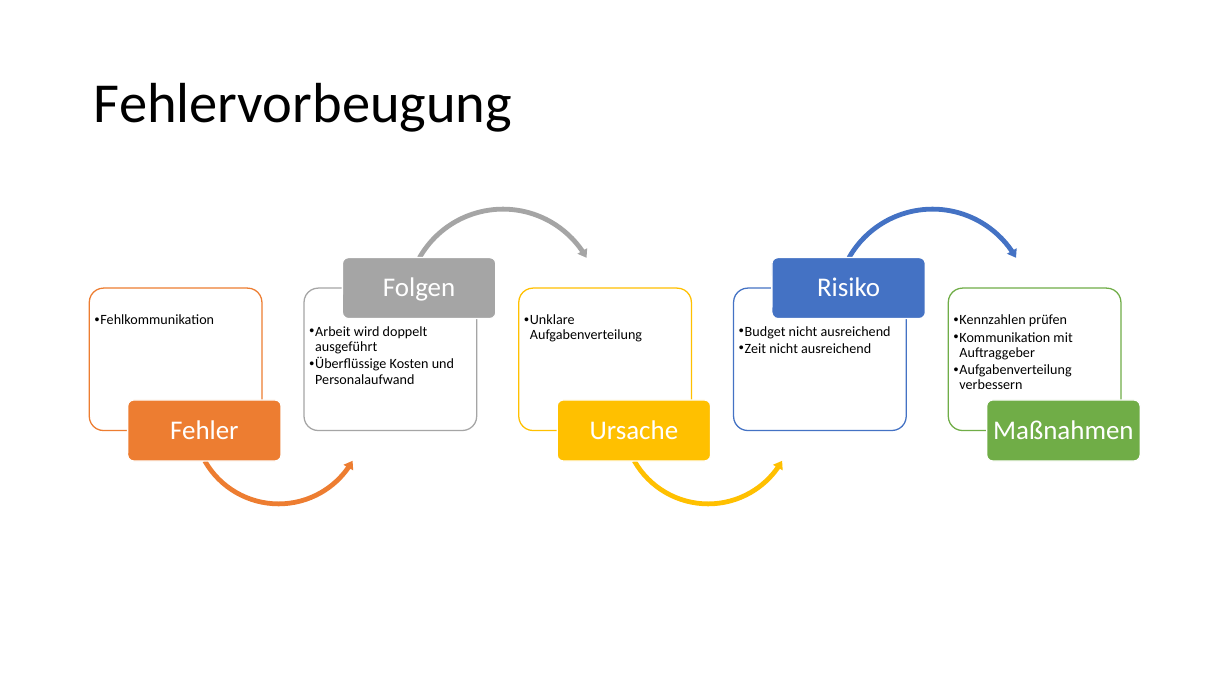
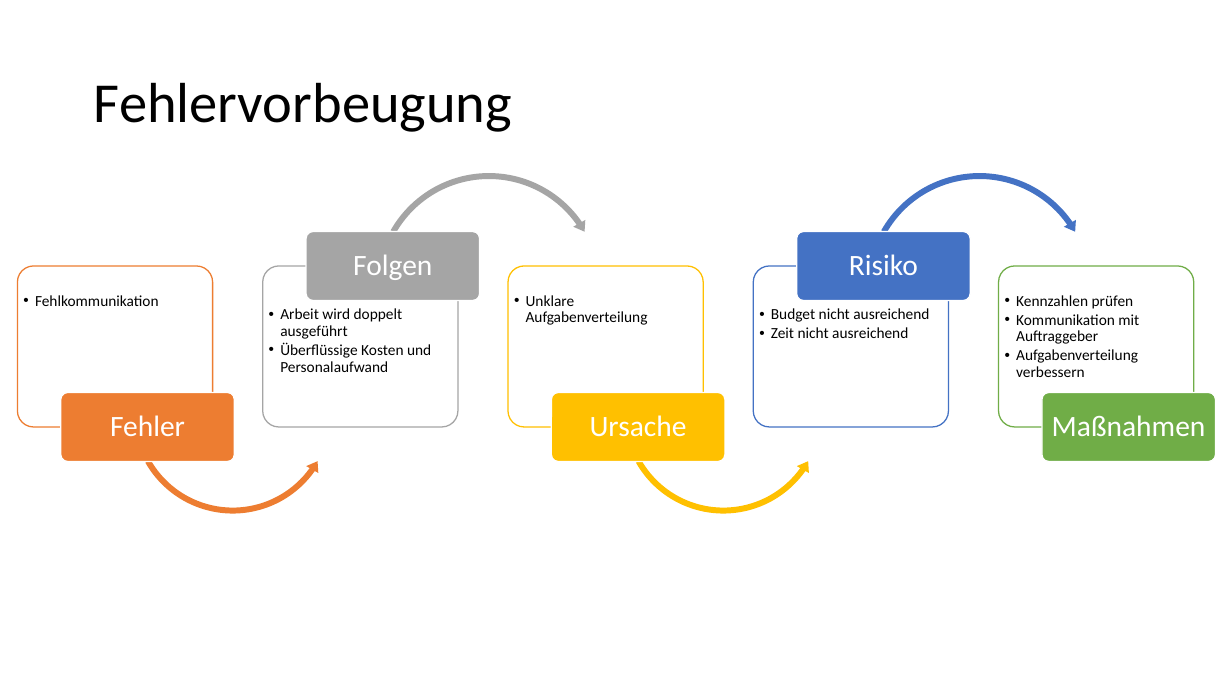
Before and after one commit to Masterarth/PM, a slide deck: slide 15 of documents/projectmanagement/Praesentationen/Vorstellung_Zwischenpräsentation_Final.pptx (slide 14 before the commit). Drawn at 1232x693 pixels with LibreOffice and Linux fonts; fonts in the diff are those of the drawing. Boxes give left, top, right and bottom in pixels: in the first picture for what was removed or moved away, otherwise in the second. Text is boxed around its words. In the diff, an @@ line names an element or a change of style, - is before the commit and + after.

```diff
--- a/documents/projectmanagement/Praesentationen/Vorstellung_Zwischenpräsentation_Final.pptx
+++ b/documents/projectmanagement/Praesentationen/Vorstellung_Zwischenpräsentation_Final.pptx
@@ circular arrow: place and size @@
-circular arrow at bbox=[401, 203, 604, 407]
+circular arrow at bbox=[372, 169, 606, 403]
@@ proportions changed in 4 elements at bbox=[619, 309, 828, 518], bbox=[372, 169, 606, 403], bbox=[128, 309, 337, 518], bbox=[863, 169, 1097, 403] @@
@@ circular arrow: place and size @@
-circular arrow at bbox=[831, 203, 1034, 407]
+circular arrow at bbox=[863, 169, 1097, 403]
@@ rounded rectangle: place and size @@
-rounded rectangle at bbox=[343, 258, 496, 319]
+rounded rectangle at bbox=[306, 232, 480, 301]
@@ text "Folgen": place and size @@
-text "Folgen" at bbox=[383, 277, 455, 301]
+text "Folgen" at bbox=[353, 254, 432, 280]
@@ rounded rectangle: place and size @@
-rounded rectangle at bbox=[772, 258, 925, 319]
+rounded rectangle at bbox=[797, 232, 970, 301]
@@ size 21 to 23 pt in 5 elements at bbox=[590, 415, 687, 437], bbox=[110, 415, 185, 436], bbox=[353, 254, 432, 280], bbox=[1052, 415, 1206, 436], bbox=[849, 254, 918, 275] @@
@@ text "Risiko": place and size @@
-text "Risiko" at bbox=[817, 277, 880, 296]
+text "Risiko" at bbox=[849, 254, 918, 275]
@@ rounded rectangle: place and size @@
-rounded rectangle at bbox=[90, 288, 262, 431]
+rounded rectangle at bbox=[18, 266, 213, 427]
@@ rounded rectangle: place and size @@
-rounded rectangle at bbox=[304, 288, 477, 431]
+rounded rectangle at bbox=[262, 266, 457, 427]
@@ rounded rectangle: place and size @@
-rounded rectangle at bbox=[518, 288, 691, 431]
+rounded rectangle at bbox=[508, 266, 703, 427]
@@ rounded rectangle: place and size @@
-rounded rectangle at bbox=[734, 288, 907, 431]
+rounded rectangle at bbox=[753, 266, 948, 427]
@@ rounded rectangle: place and size @@
-rounded rectangle at bbox=[948, 288, 1121, 431]
+rounded rectangle at bbox=[999, 266, 1194, 427]
@@ text "Fehlkommunikation": place and size @@
-text "Fehlkommunikation" at bbox=[95, 314, 214, 324]
+text "Fehlkommunikation" at bbox=[35, 295, 159, 306]
@@ text "Unklare Aufgabenverteilung": place and size @@
-text "Unklare Aufgabenverteilung" at bbox=[524, 314, 642, 342]
+text "Unklare Aufgabenverteilung" at bbox=[526, 295, 648, 325]
@@ size 11 to 12 pt; indent changed in 5 elements at bbox=[526, 295, 648, 325], bbox=[771, 308, 929, 338], bbox=[280, 308, 431, 372], bbox=[35, 295, 159, 306], bbox=[1016, 295, 1139, 377] @@
@@ text "Kennzahlen prüfen": place and size @@
-text "Kennzahlen prüfen" at bbox=[954, 314, 1072, 389]
+text "Kennzahlen prüfen" at bbox=[1016, 295, 1139, 377]
@@ left circular arrow: place and size @@
-left circular arrow at bbox=[188, 328, 369, 509]
+left circular arrow at bbox=[128, 309, 337, 518]
@@ text "Arbeit wird doppelt ausgeführt": place and size @@
-text "Arbeit wird doppelt ausgeführt" at bbox=[309, 326, 454, 384]
+text "Arbeit wird doppelt ausgeführt" at bbox=[280, 308, 431, 372]
@@ left circular arrow: place and size @@
-left circular arrow at bbox=[617, 328, 799, 509]
+left circular arrow at bbox=[619, 309, 828, 518]
@@ text "Budget nicht ausreichend": place and size @@
-text "Budget nicht ausreichend" at bbox=[739, 326, 891, 353]
+text "Budget nicht ausreichend" at bbox=[771, 308, 929, 338]
@@ rounded rectangle: place and size @@
-rounded rectangle at bbox=[128, 400, 281, 461]
+rounded rectangle at bbox=[61, 393, 235, 462]
@@ text "Fehler": place and size @@
-text "Fehler" at bbox=[170, 420, 238, 439]
+text "Fehler" at bbox=[110, 415, 185, 436]
@@ rounded rectangle: place and size @@
-rounded rectangle at bbox=[557, 400, 711, 461]
+rounded rectangle at bbox=[552, 393, 726, 462]
@@ rounded rectangle: place and size @@
-rounded rectangle at bbox=[987, 400, 1141, 461]
+rounded rectangle at bbox=[1043, 393, 1216, 462]
@@ text "Maßnahmen": place and size @@
-text "Maßnahmen" at bbox=[993, 420, 1133, 439]
+text "Maßnahmen" at bbox=[1052, 415, 1206, 436]
```
Also in this commit, not shown: 4 other slides changed, 5 slides added, 2 slides removed, 1 other file.
